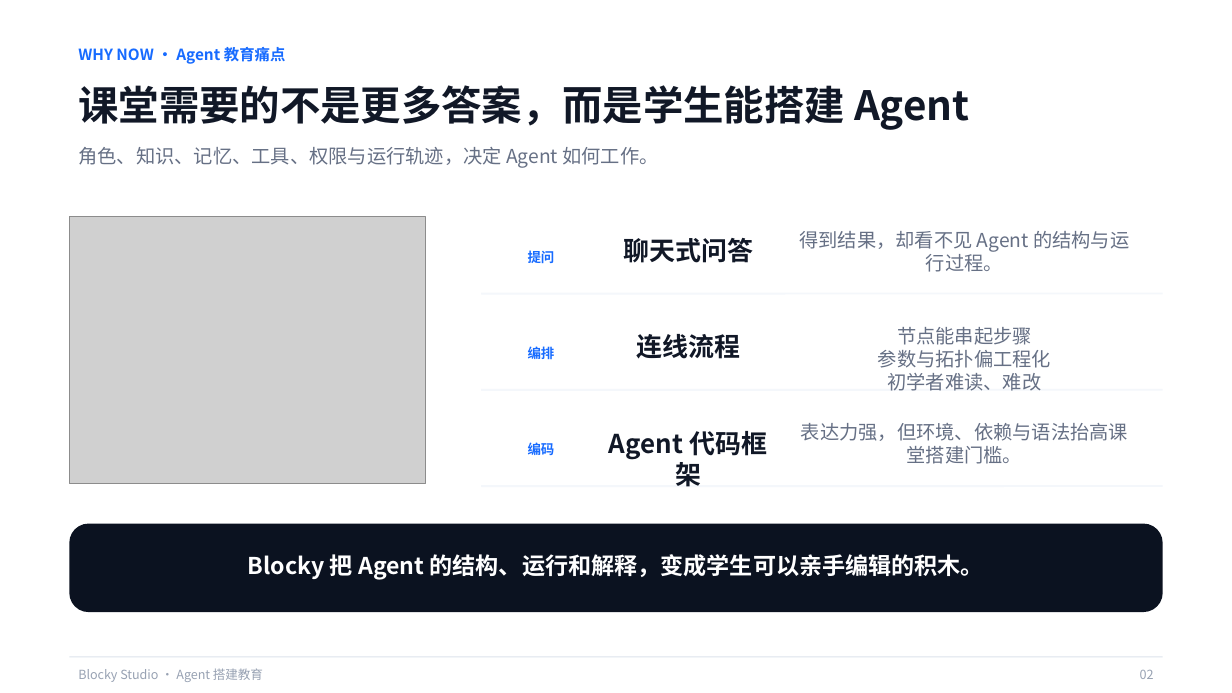
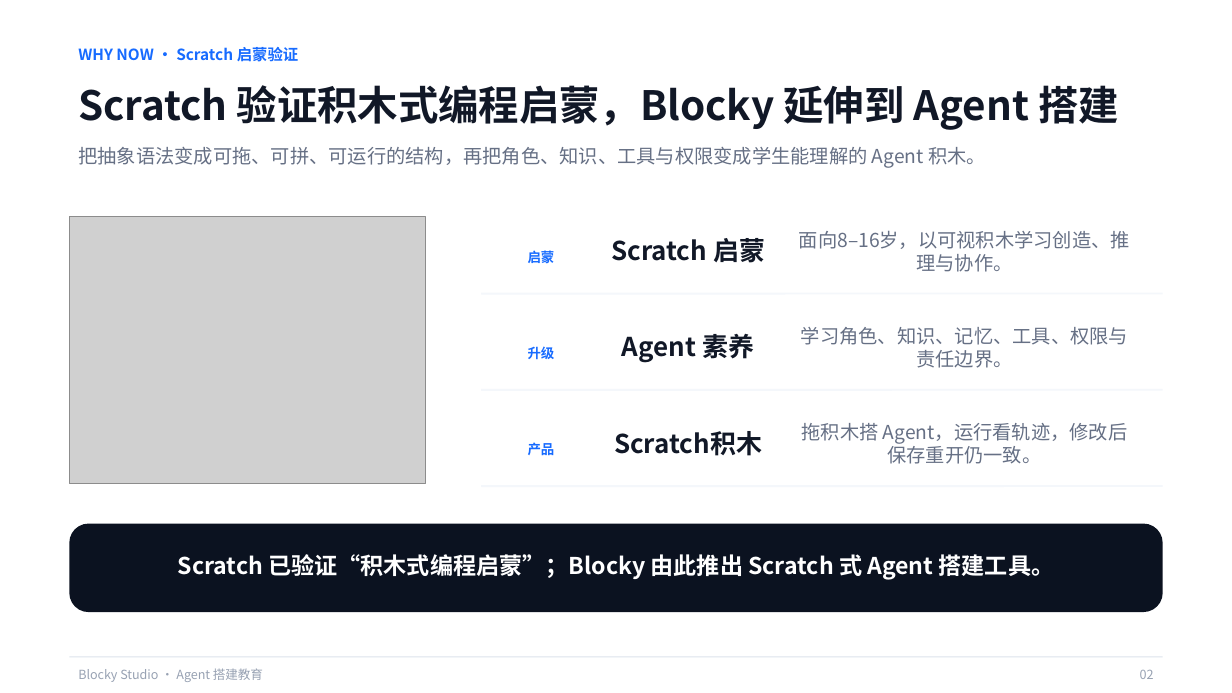
Before and after one commit to q2955161835-debug/Blocky-AI, a slide deck: slide 2 of PPT与商业计划书/Blocky-Studio-息壤杯-AI+教育.pptx. Drawn at 1232x693 pixels with LibreOffice and Linux fonts; fonts in the diff are those of the drawing; grey boxes stand for pictures. Boxes give left, top, right and bottom in pixels: in the first picture for what was removed or moved away, otherwise in the second. Text is boxed around its words. In the diff, an @@ line names an element or a change of style, - is before the commit and + after.

Commit message:
docs: anchor education deck in Scratch learning model

```diff
--- a/PPT与商业计划书/Blocky-Studio-息壤杯-AI+教育.pptx
+++ b/PPT与商业计划书/Blocky-Studio-息壤杯-AI+教育.pptx
@@ text at box(78, 47, 299, 62): text changed @@
-WHY NOW · Agent 教育痛点
+WHY NOW · Scratch 启蒙验证
@@ text at box(78, 85, 1119, 130): text changed @@
-课堂需要的不是更多答案，而是学生能搭建 Agent
+Scratch 验证积木式编程启蒙，Blocky 延伸到 Agent 搭建
@@ text at box(78, 147, 986, 168): text changed @@
-角色、知识、记忆、工具、权限与运行轨迹，决定 Agent 如何工作。
+把抽象语法变成可拖、可拼、可运行的结构，再把角色、知识、工具与权限变成学生能理解的 Agent 积木。
@@ text at box(611, 238, 765, 263): text changed @@
-聊天式问答
+Scratch 启蒙
@@ text at box(799, 230, 1130, 272): text changed @@
-得到结果，却看不见 Agent 的结构与运行过程。
+面向8–16岁，以可视积木学习创造、推理与协作。
@@ text at box(528, 248, 555, 266): text changed @@
-提问
+启蒙
@@ text at box(801, 327, 1128, 368): text changed @@
-节点能串起步骤
-参数与拓扑偏工程化
-初学者难读、难改
+学习角色、知识、记忆、工具、权限与责任边界。
@@ text at box(528, 346, 555, 360): text changed @@
-编排
+升级
@@ text at box(622, 334, 754, 363): text changed @@
-连线流程
+Agent 素养
@@ text at box(528, 442, 555, 456): text changed @@
-编码
+产品
@@ text at box(614, 431, 762, 456): text changed @@
-Agent 代码框架
+Scratch积木
@@ text at box(802, 423, 1127, 464): text changed @@
-表达力强，但环境、依赖与语法抬高课堂搭建门槛。
+拖积木搭 Agent，运行看轨迹，修改后保存重开仍一致。
@@ text at box(178, 554, 1054, 580): text changed @@
-Blocky 把 Agent 的结构、运行和解释，变成学生可以亲手编辑的积木。
+Scratch 已验证“积木式编程启蒙”；Blocky 由此推出 Scratch 式 Agent 搭建工具。
```
Also in this commit, not shown: 1 other file.
